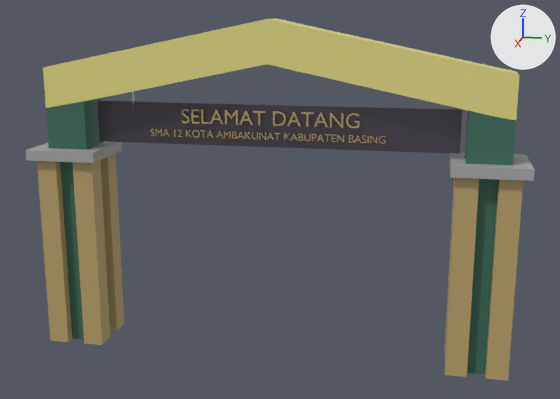
A saved change to the Blender file Assets/building/Sekolah/gapura sekolah.blend.
The view is the same before and after, from a 50 mm lens placed at (35.8, 7.6, 16.7), pointed at (0.0, 0.4, 7.7). Lighting does not change. The marker at upper right points along +X, +Y and +Z. The picture after the commit comes second.
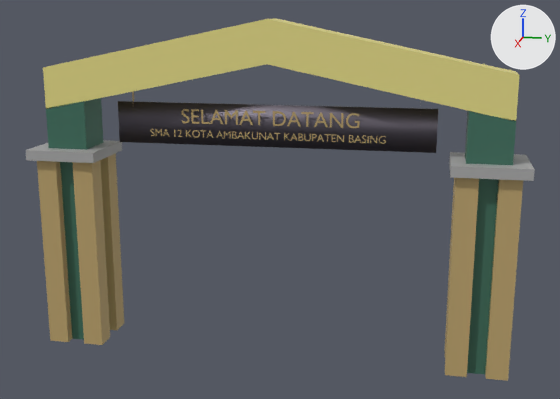
Boxes [x1, y1, x2, y2] around the edits, measured in the pictures (560 x 399 px):
'Plane', shading changed, rescaled (12% narrower)
    before: [98, 101, 462, 154]
    after: [118, 101, 438, 153]

What the commit changed:
me_plane has 8 vertices, 6 faces and spans x -1.0..1.0, y -1.0..1.0, z -0.15..0.0.
me_plane is used by ob_plane; location (0.03, 0.0, 11.29); rotation (0.0, 1.571, 0.0), in degrees (0, 90, 0); scale (1.0, -8.74, 1.0).
me_plane part 1: all faces are now shaded smooth (6 of 6 changed).
Object 'Plane' (ob_plane) is rescaled from (1.0, -8.74, 1.0) to (1.0, -7.68, 1.0).
